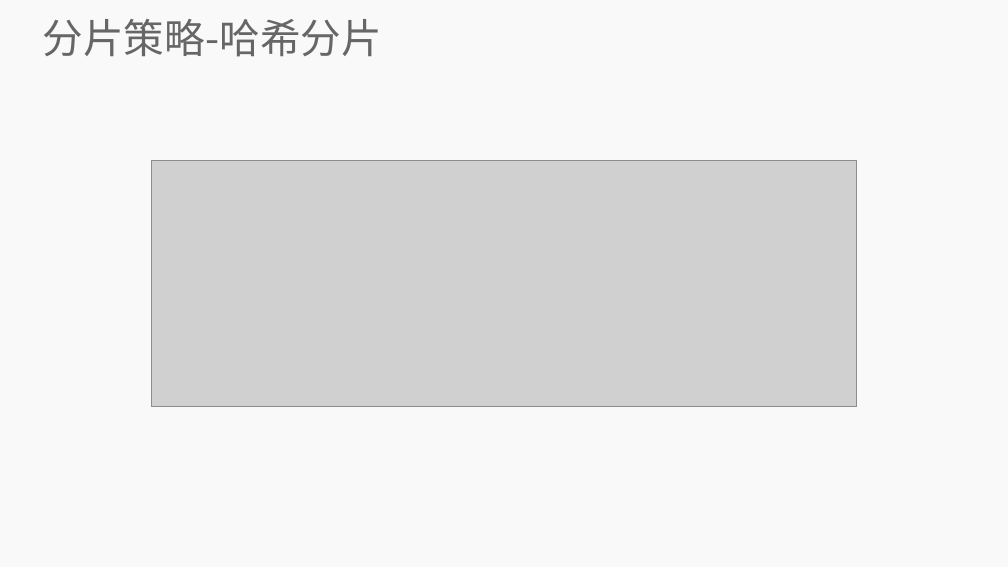
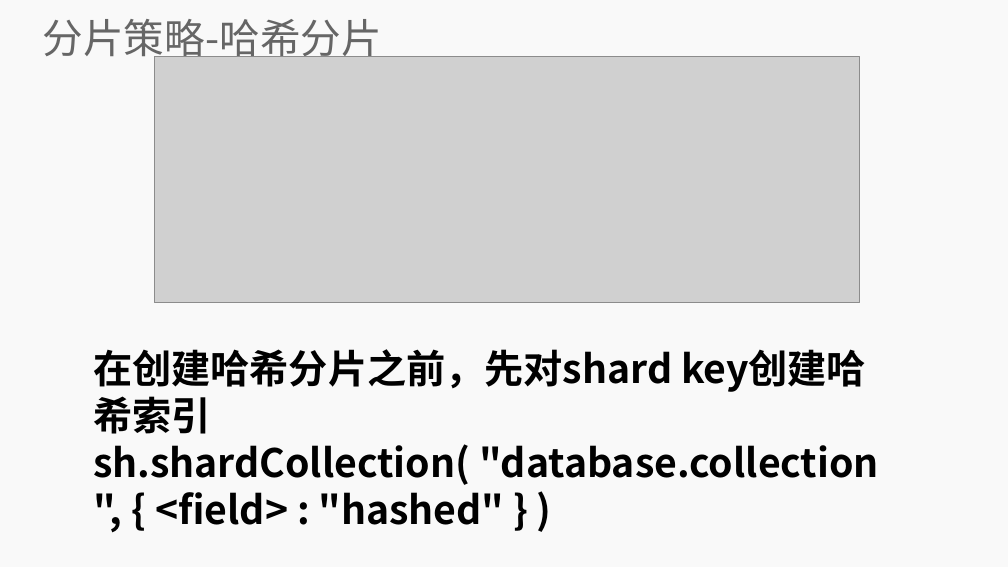
Before and after one commit to lihuanzhen2016/no-sql, a slide deck: slide 12 of PPT/13 MongoDB 分片.pptx. Drawn at 1008x567 pixels with LibreOffice and Linux fonts; fonts in the diff are those of the drawing; grey boxes stand for pictures; background and template pictures are left out. Boxes give left, top, right and bottom in pixels: in the first picture for what was removed or moved away, otherwise in the second. Text is boxed around its words. In the diff, an @@ line names an element or a change of style, - is before the commit and + after.

```diff
--- a/PPT/13 MongoDB 分片.pptx
+++ b/PPT/13 MongoDB 分片.pptx
@@ picture: place and size @@
-picture at <box>151,160,857,407</box>
+picture at <box>154,56,860,303</box>
@@ text added at <box>93,349,879,525</box>, 28 pt, text #000000, bold @@
+在创建哈希分片之前，先对shard key创建哈希索引
+sh.shardCollection( "database.collection", { <field> : "hashed" } )
```
Also in this commit, not shown: 4 other slides changed, 2 other files.
